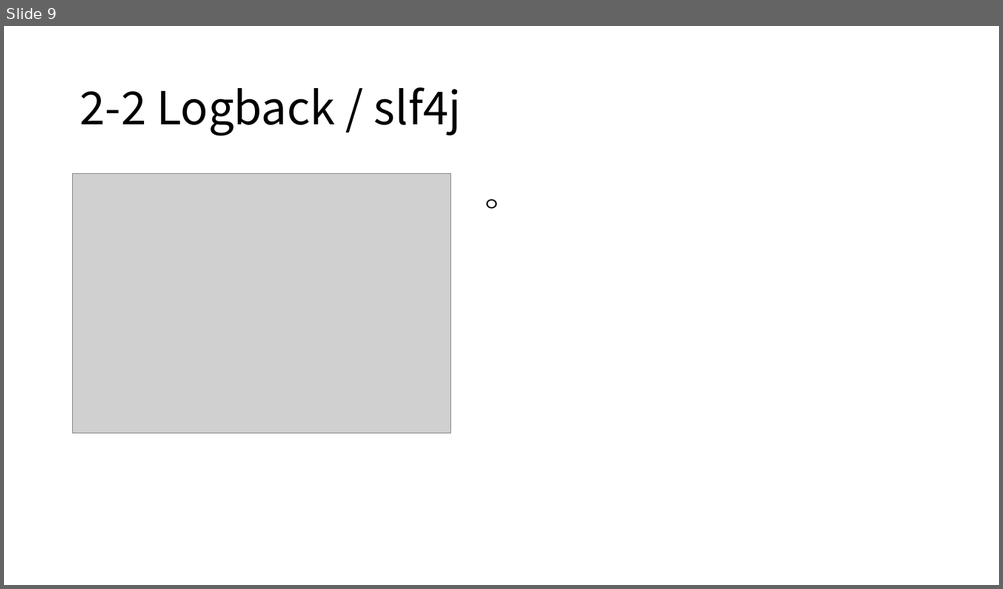
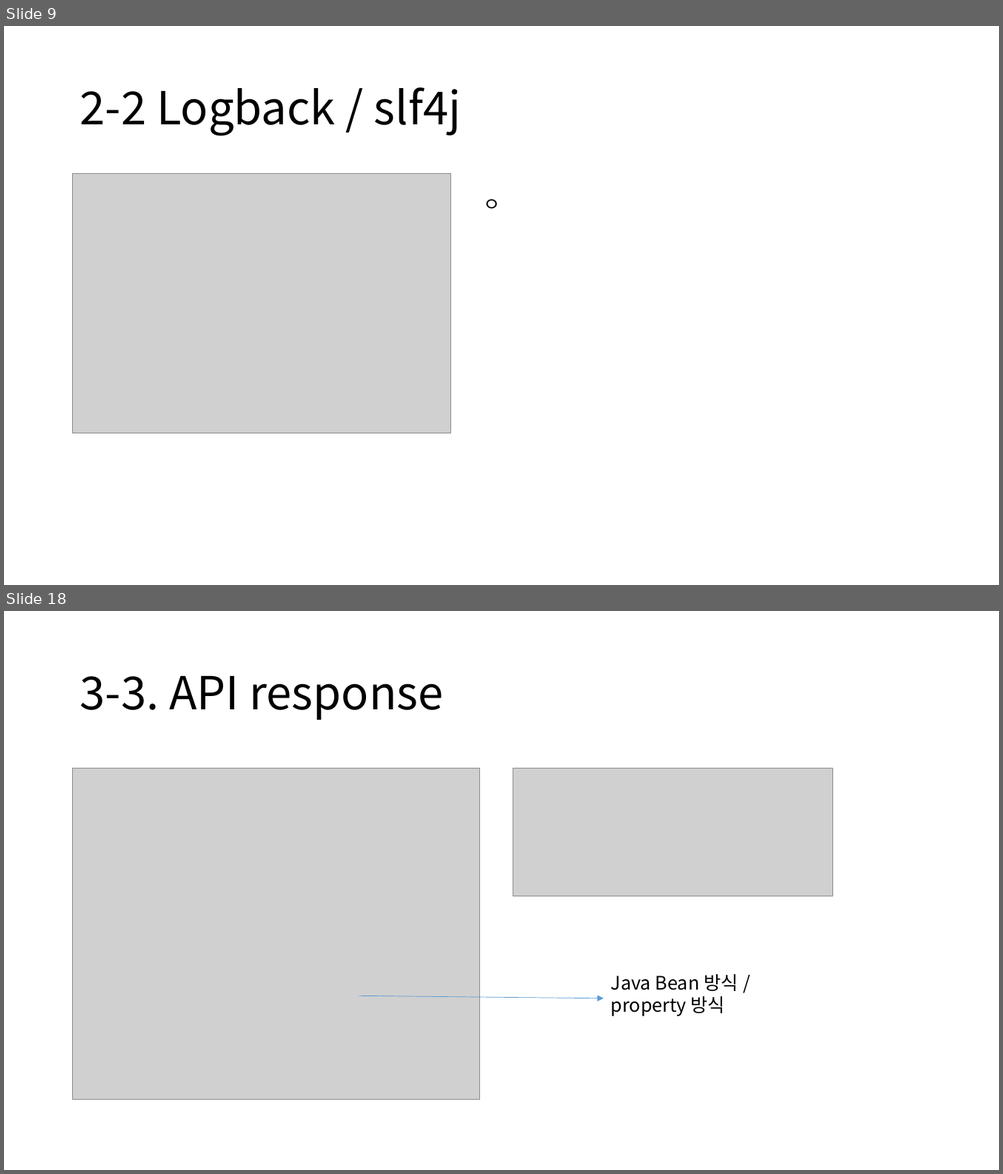
Before and after one commit to rkadbwkd/Spring-basic, a slide deck: Spring-basic.pptx. Shown one above the other, each under a label of ours: slide 9 before the commit, slides 9 and 18 after it; the slides between them are not shown. The pictures are 1003x589 and 1003x1174 pixels, drawn with LibreOffice and Linux fonts; fonts in the diff are those of the drawing; grey boxes stand for pictures. Boxes give left, top, right and bottom in pixels: in the first picture for what was removed or moved away, otherwise in the second. Text is boxed around its words. In the diff, an @@ line names an element or a change of style, - is before the commit and + after.

```diff
--- a/Spring-basic.pptx
+++ b/Spring-basic.pptx
@@ slide 18 added at <box>4,611,999,1170</box>, background #FFFFFF @@
@@ title added at <box>79,676,443,720</box>, 44 pt, text #000000 @@
+3-3. API response
@@ picture added at <box>73,769,480,1100</box> @@
@@ picture added at <box>514,769,833,897</box> @@
@@ text added at <box>611,974,737,1017</box>, 18 pt, text #000000 @@
+Java Bean 방식 / property 방식
@@ arrow added from (359, 996) to (603, 999), #5B9BD5 0.5 pt @@
```
Also in this commit, not shown: 1 slide changed, 9 other slides added, 3 other files.
